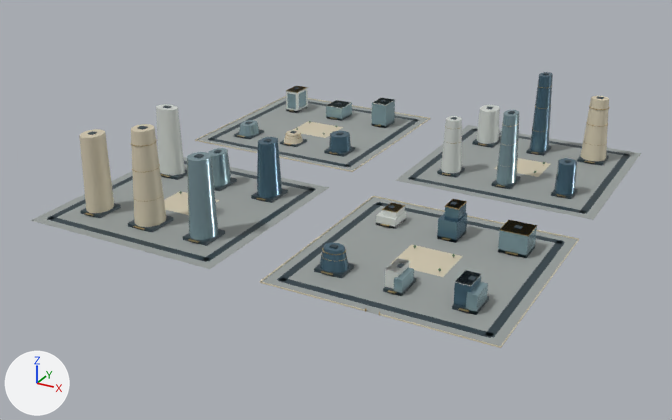
The glTF model web/public/assets/3d/ampliworld/GC-CITY-2030/GC-TILE-14-17.glb as it was, and as the next commit left it.
The view is the same before and after, from a 50 mm camera at (4664.0, -3299.0, 591.0) aimed at (3983.0, -2062.0, -28.0). The lights are fixed; the arrows at lower left show +X, +Y and +Z. The picture after the commit comes second. Where no turn or scale is listed for an object, it has been applied to the vertices. Vertices at exactly the same position are counted once.

In view in the first picture: 'GC-TILE-14-17-blue', 'GC-TILE-14-17-dark', 'GC-TILE-14-17-glass', 'GC-TILE-14-17-gold', 'GC-TILE-14-17-ivory', 'GC-TILE-14-17-paving', 'GC-TILE-14-17-white' and 1 more.
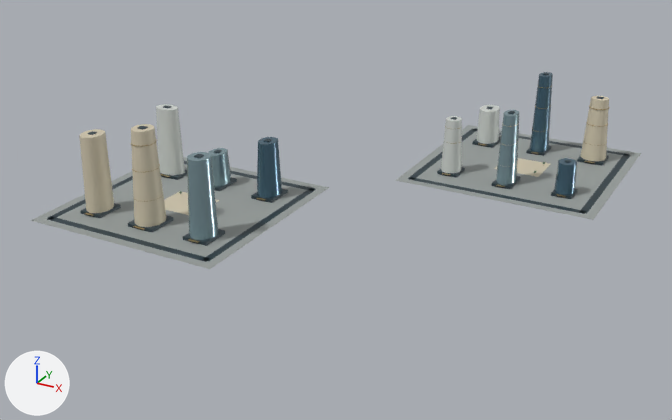
The change, as a list of edits to the scene's bpy script:
```text
Change me_mesh_0:
    remove me_mesh_0.from_pydata(...)  # 32 vertices, 48 faces; spans x 3621.0..4379.0, y -2379.0..-1621.0, z 0.0
    add me_mesh_0.from_pydata(...)  # 16 vertices, 24 faces; spans x 3621.0..4379.0, y -2379.0..-1621.0, z 0.0
    me_mesh_0 part 1: the loose piece of 8 vertices spanning x 3621.0..3959.0, y -1959.0..-1621.0, z 0.0 is deleted
    me_mesh_0 part 2: the loose piece of 8 vertices spanning x 4041.0..4379.0, y -2379.0..-2041.0, z 0.0 is deleted
Change me_mesh_1:
    remove me_mesh_1.from_pydata(...)  # 512 vertices, 768 faces; spans x 3636.0..4364.0, y -2364.0..-1636.0, z 0.0..155.0
    add me_mesh_1.from_pydata(...)  # 256 vertices, 384 faces; spans x 3636.0..4364.0, y -2364.0..-1636.0, z 0.0..155.0
    me_mesh_1 part 3: 32 loose pieces with 256 vertices, spanning x 3636.0..4364.0, y -2364.0..-1636.0, z 0.0..53.0, are deleted
Change me_mesh_2:
    remove me_mesh_2.from_pydata(...)  # 200 vertices, 328 faces; spans x 3620.0..4380.0, y -2380.0..-1620.0, z 0.0..153.0
    add me_mesh_2.from_pydata(...)  # 82 vertices, 144 faces; spans x 3672.0..4331.0, y -2324.0..-1676.0, z 0.0..153.0
    me_mesh_2 part 4: 13 loose pieces with 118 vertices, spanning x 3620.0..4380.0, y -2380.0..-1620.0, z 0.0..21.0, are deleted
Change me_mesh_5:
    remove me_mesh_5.from_pydata(...)  # 1312 vertices, 2304 faces; spans x 3668.0..4331.0, y -2380.0..-1674.0, z 0.0..132.0
    add me_mesh_5.from_pydata(...)  # 888 vertices, 1584 faces; spans x 3668.0..4330.0, y -2328.0..-1674.0, z 4.0..132.0
    me_mesh_5 part 6: 32 loose pieces with 424 vertices, spanning x 3674.0..4331.0, y -2380.0..-1677.0, z 0.0..52.0, are deleted
Change me_mesh_6:
    remove me_mesh_6.from_pydata(...)  # 130 vertices, 216 faces; spans x 3666.0..4315.0, y -2317.0..-1672.0, z 0.0..120.0
    add me_mesh_6.from_pydata(...)  # 66 vertices, 120 faces; spans x 3666.0..4129.0, y -2136.0..-1672.0, z 5.0..120.0
    me_mesh_6 part 5: 8 loose pieces with 64 vertices, spanning x 3676.0..4315.0, y -2317.0..-1676.0, z 0.0..48.0, are deleted
Change me_mesh_7:
    remove me_mesh_7.from_pydata(...)  # 256 vertices, 412 faces; spans x 3672.0..4331.0, y -2322.0..-1676.0, z 0.0..127.0
    add me_mesh_7.from_pydata(...)  # 66 vertices, 120 faces; spans x 3773.0..4226.0, y -2322.0..-1852.0, z 5.0..127.0
    me_mesh_7 part 12: 22 loose pieces with 190 vertices, spanning x 3672.0..4331.0, y -2322.0..-1676.0, z 0.0..48.0, are deleted
Change me_mesh_8:
    remove me_mesh_8.from_pydata(...)  # 134 vertices, 236 faces; spans x 3871.0..4326.0, y -2316.0..-1675.0, z 0.0..145.0
    add me_mesh_8.from_pydata(...)  # 66 vertices, 120 faces; spans x 3872.0..4326.0, y -2143.0..-1675.0, z 5.0..145.0
    me_mesh_8 part 7: the loose piece of 22 vertices spanning x 3871.0..3909.0, y -1900.0..-1856.0, z 5.0..34.0 is deleted
    me_mesh_8 part 8: the loose piece of 22 vertices spanning x 4090.0..4130.0, y -2316.0..-2280.0, z 5.0..35.0 is deleted
    me_mesh_8 part 9: the loose piece of 8 vertices spanning x 4202.0..4223.0, y -2131.0..-2100.0, z 32.0..52.0 is deleted
    me_mesh_8 part 10: the loose piece of 8 vertices spanning x 4195.0..4225.0, y -2138.0..-2098.0, z 0.0..32.0 is deleted
    me_mesh_8 part 11: the loose piece of 8 vertices spanning x 4294.0..4315.0, y -2316.0..-2280.0, z 0.0..37.0 is deleted
```

Location of each change, (x1, y1, x2, y2) in pixels of the pictures (672 x 420 px):
'GC-TILE-14-17-paving', reshaped (42% shorter): before (31, 97, 641, 346); after (31, 125, 641, 269)
'GC-TILE-14-17-ivory', reshaped (48% shorter): before (79, 96, 609, 348); after (79, 96, 609, 227)
'GC-TILE-14-17-dark', reshaped (29% shorter): before (47, 73, 630, 338); after (47, 73, 630, 262)
'GC-TILE-14-17-glass', reshaped (42% shorter): before (187, 91, 537, 315); after (187, 110, 519, 240)
'GC-TILE-14-17-blue', reshaped (46% shorter): before (257, 72, 577, 307); after (257, 72, 577, 198)
'GC-TILE-14-17-white', reshaped (65% shorter): before (156, 86, 500, 289); after (156, 104, 500, 175)
'GC-TILE-14-17-gold', reshaped (31% shorter): before (84, 85, 610, 315); after (84, 85, 610, 243)
part 1 of me_mesh_0, deleted: before (198, 97, 428, 171)
part 2 of me_mesh_0, deleted: before (262, 197, 577, 346)
part 3 of me_mesh_1, deleted: before (208, 88, 565, 338)
part 4 of me_mesh_2, deleted: before (195, 96, 579, 348)
part 5 of me_mesh_6, deleted: before (286, 86, 481, 289)
part 6 of me_mesh_5, deleted: before (238, 85, 538, 315)
part 7 of me_mesh_8, deleted (blue): before (329, 131, 351, 153)
part 8 of me_mesh_8, deleted (blue): before (319, 242, 349, 273)
part 9 of me_mesh_8, deleted: before (444, 200, 466, 221)
part 10 of me_mesh_8, deleted (blue): before (437, 213, 467, 243)
part 11 of me_mesh_8, deleted (blue): before (454, 270, 481, 307)
part 12 of me_mesh_7, deleted: before (239, 91, 537, 315)
